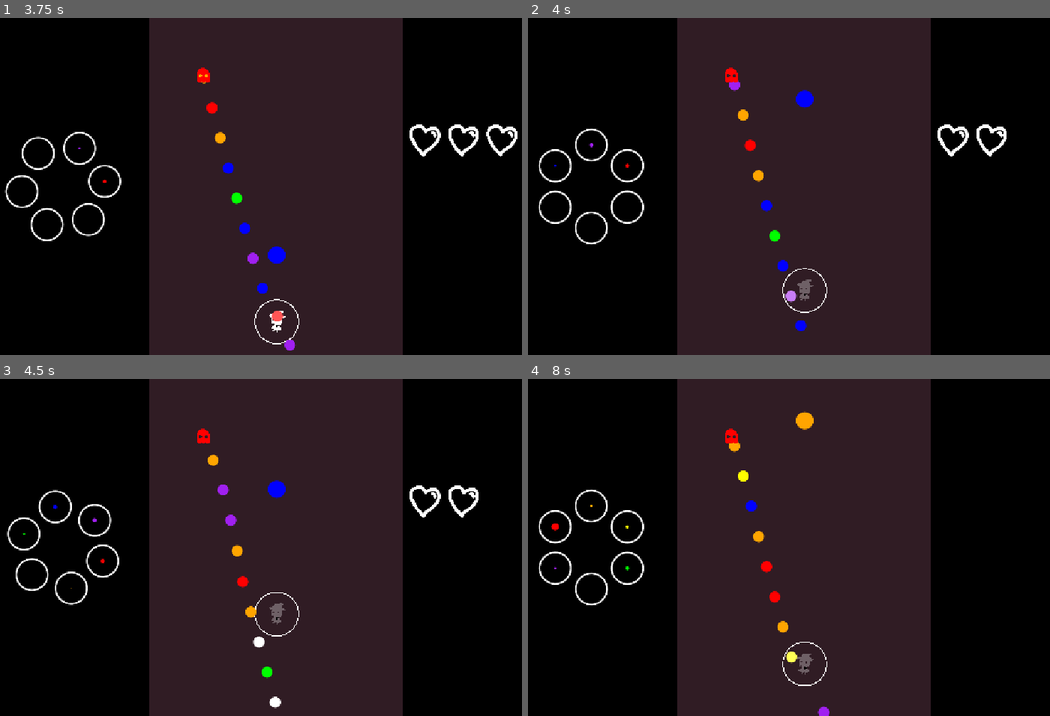
Above: before the commit, frames 1-4 (two rows, left to right).
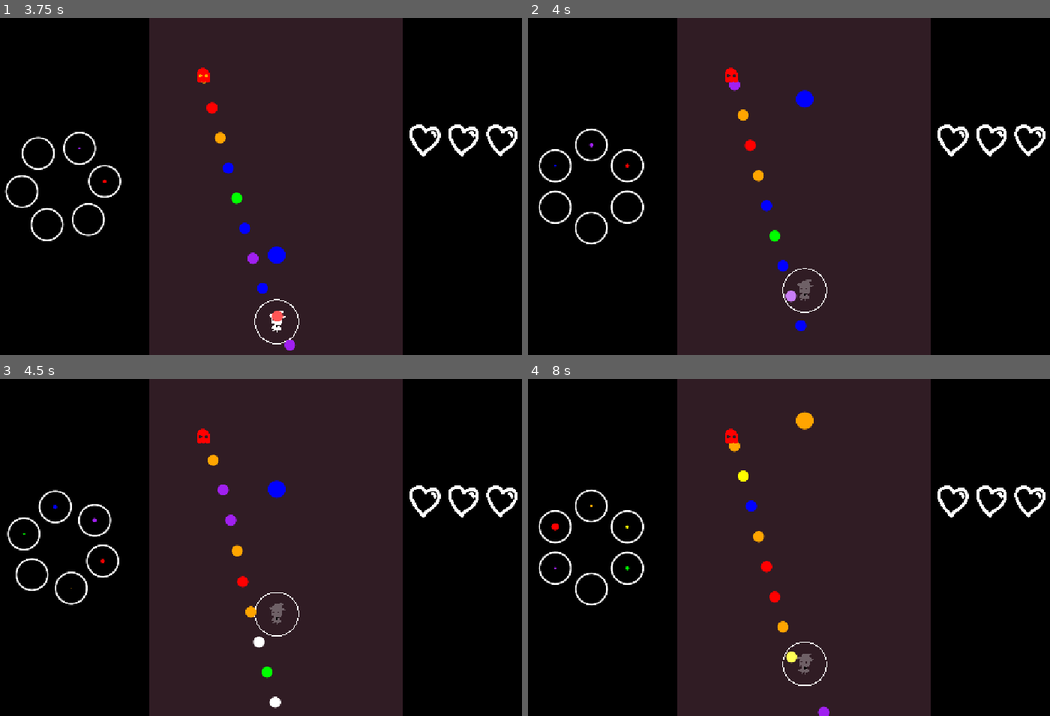
Above: after the commit, the same moments.

Repository: piksalchaos/bullet-hell
Game: Godot game, scene res://scenes/game.tscn
The game is run twice, just before and just after one commit, with the same random seed, the same clock (stepped at 60 frames per second) and the same inputs.
Inputs:
- Up to frame 1 (3.75 s): click "BEGIN GAME" at 0.5 s; tap Enter at 1.25 s; hold S (switch_right) 1.28-2.03 s; hold Z (shoot) 1.28-2.03 s; hold Down (down) 2.03-2.78 s; tap Z (shoot) at 2.1, 3.05, 3.6 s; hold S (switch_right) 2.78-3.53 s; hold Shift (slow) 2.78-3.53 s; hold Up (up) from 3.53 s (still down)
- Up to frame 2 (4 s): keep holding Up (up)
- Up to frame 3 (4.5 s): release Up (up) at 4.28 s; hold A (switch_left) from 4.28 s (still down); hold Z (shoot) from 4.28 s (still down)
- Up to frame 4 (8 s): release Z (shoot) at 5.03 s; tap Shift (slow) at 5.1 s; tap Z (shoot) at 5.3, 6.6, 7.55 s; release A (switch_left) at 5.78 s; hold Down (down) 5.78-6.53 s; hold Z (shoot) 5.78-6.53 s; hold S (switch_right) 6.53-7.28 s; hold Up (up) from 7.28 s (still down); hold Shift (slow) from 7.28 s (still down)

Frame 1 is identical in both runs. In frame 2, 0.2% of the frame differs, in the area x 93-100%, y 31-42%; in frame 3, 0.2%; in frame 4, 0.6%, in the area x 78-100%, y 31-42%.

Commit message:
finally got palette to rotate correct direction

Diff:
--- a/scenes/entities/player/bullet_absorber.gd
+++ b/scenes/entities/player/bullet_absorber.gd
@@ -22,7 +22,6 @@
 			selected_color_id = color_id
 			SignalBus.selected_color_changed.emit(selected_color_id)
 	SignalBus.color_amount_changed.emit(color_id, color_amounts[color_id])
-	print(color_amounts)
 
 func _input(event: InputEvent) -> void:
 	if event.is_action_pressed("switch_right"):
@@ -38,7 +37,7 @@
 func switch_color(is_right: bool = true) -> void:
 	if color_amounts.size() <= 0: return
 	var color_id_count = GameProperties.COLOR_ID.size()
-	var id_offset = 1 if is_right else - 1
+	var id_offset = 1 if is_right else -1
 	var color_id_to_check = (selected_color_id + id_offset + color_id_count) % color_id_count
 	while not color_amounts.has(color_id_to_check):
 		color_id_to_check = (color_id_to_check + id_offset + color_id_count) % color_id_count
@@ -55,6 +54,7 @@
 	SignalBus.color_amount_changed.emit(selected_color_id, color_amounts[selected_color_id])
 	if color_amounts[selected_color_id] <= 0:
 		color_amounts.erase(selected_color_id)
+		SignalBus.color_amount_changed.emit(selected_color_id, 0)
 		switch_color()
 
 func _on_bullet_timer_timeout() -> void:
--- a/scenes/entities/player/player.gd
+++ b/scenes/entities/player/player.gd
@@ -27,7 +27,7 @@
 	GameProperties.update_player_position(position)
 
 func hit() -> void:
-	got_hit.emit()
+	#got_hit.emit()
 	sprite_2d.modulate.a = COOLDOWN_ALPHA
 	is_on_cooldown = true
 	cooldown_timer.start()
--- a/scenes/gui/palette/palette.gd
+++ b/scenes/gui/palette/palette.gd
@@ -6,7 +6,8 @@
 const LINE_WIDTH = 2
 
 const PALETTE_COLOR = preload("uid://cnfbbe0r3do7e")
-var selected_color_id = 0
+var selected_color_id: int = 0
+var rotation_factor: int = 0
 
 func _ready() -> void:
 	SignalBus.color_amount_changed.connect(_on_color_amount_changed)
@@ -23,8 +24,14 @@
 
 func _on_selected_color_changed(color_id):
 	var tween = get_tree().create_tween()
-	var new_rotation = -color_id * PI/3
 	var color_count = GameProperties.COLOR_ID.size()
-	if (selected_color_id + color_count - color_id) < (selected_color_id + color_id):
-		new_rotation = -color_id * PI/3 + 2*PI
-	tween.tween_property(self, "rotation", new_rotation, 0.35).set_ease(Tween.EASE_OUT).set_trans(Tween.TRANS_QUAD)
+	var cw_difference = (color_id - selected_color_id + color_count) % color_count
+	var ccw_difference = (selected_color_id - color_id + color_count) % color_count
+	selected_color_id = color_id
+
+	if cw_difference < ccw_difference:
+		rotation_factor -= cw_difference
+	else:
+		rotation_factor += ccw_difference
+
+	tween.tween_property(self, "rotation", rotation_factor * PI/3, 0.35).set_ease(Tween.EASE_OUT).set_trans(Tween.TRANS_QUAD)
--- a/scenes/gui/palette/palette_color.gd
+++ b/scenes/gui/palette/palette_color.gd
@@ -12,7 +12,6 @@
 	color_component.color_id = color_id
 
 func set_percentage(new_percentage):
-	print(new_percentage)
 	percentage = new_percentage
 	var tween = get_tree().create_tween()
 	tween.tween_property(color_circle, "radius", (circle_outline.radius+2) * new_percentage, TWEEN_DURATION)
